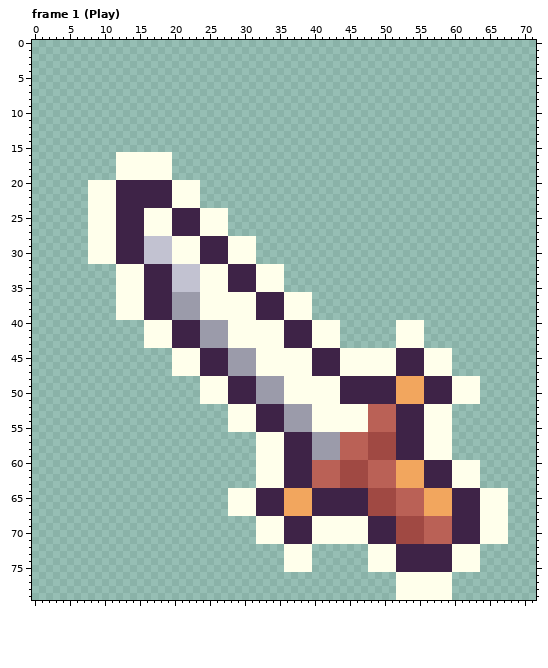
A pixel-art file gets an edit: Resources/Item/sword12.aseprite. The picture above is the old version.
72x80 pixels, 5 frames. Shown: frame 1 (Play). The commit also changed other frames, which this record leaves out.
The same view after the edit:
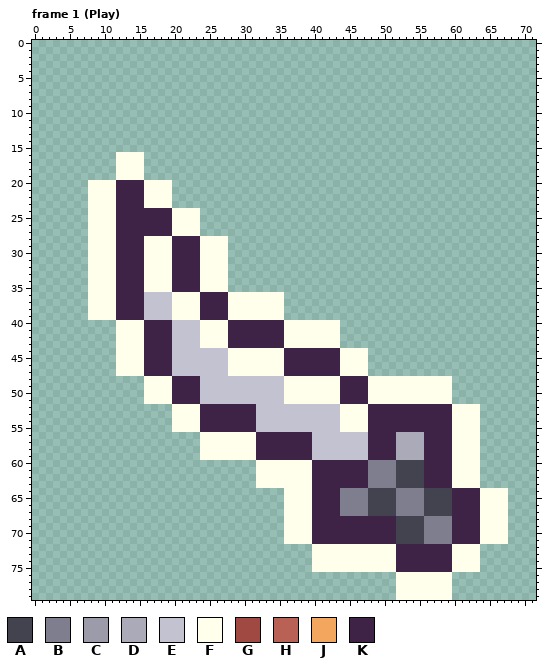
Palette (. is transparent): A #43434f  B #7e7e8f  C #9b9baa  D #aaaab9  E #c2c2d1  F #ffffeb  G #a04943  H #ba6156  J #f2a65e  K #3e2347
The edit:
Changed rows in their new state; - is an unchanged pixel.
Frame 1 (Play):
first column x 8:
16 --------....--------------------------------------------
17 --------....--------------------------------------------
18 --------....--------------------------------------------
19 --------....--------------------------------------------
20 --------FFFF....----------------------------------------
21 --------FFFF....----------------------------------------
22 --------FFFF....----------------------------------------
23 --------FFFF....----------------------------------------
24 --------KKKKFFFF....------------------------------------
25 --------KKKKFFFF....------------------------------------
26 --------KKKKFFFF....------------------------------------
27 --------KKKKFFFF....------------------------------------
28 --------FFFFKKKKFFFF....--------------------------------
29 --------FFFFKKKKFFFF....--------------------------------
30 --------FFFFKKKKFFFF....--------------------------------
31 --------FFFFKKKKFFFF....--------------------------------
32 FFFFKKKKFFFFKKKK----........----------------------------
33 FFFFKKKKFFFFKKKK----........----------------------------
34 FFFFKKKKFFFFKKKK----........----------------------------
35 FFFFKKKKFFFFKKKK----........----------------------------
36 FFFFKKKKEEEEFFFFKKKK----FFFF....------------------------
37 FFFFKKKKEEEEFFFFKKKK----FFFF....------------------------
38 FFFFKKKKEEEEFFFFKKKK----FFFF....------------------------
39 FFFFKKKKEEEEFFFFKKKK----FFFF....------------------------
40 ----FFFFKKKKEEEEFFFFKKKKKKKKFFFF------------....--------
41 ----FFFFKKKKEEEEFFFFKKKKKKKKFFFF------------....--------
42 ----FFFFKKKKEEEEFFFFKKKKKKKKFFFF------------....--------
43 ----FFFFKKKKEEEEFFFFKKKKKKKKFFFF------------....--------
44 ----FFFFKKKKEEEEEEEEFFFF----KKKK--------............----
45 ----FFFFKKKKEEEEEEEEFFFF----KKKK--------............----
46 ----FFFFKKKKEEEEEEEEFFFF----KKKK--------............----
47 ----FFFFKKKKEEEEEEEEFFFF----KKKK--------............----
48 --------FFFFKKKKEEEEEEEEEEEE------------FFFFFFFFFFFF....
49 --------FFFFKKKKEEEEEEEEEEEE------------FFFFFFFFFFFF....
50 --------FFFFKKKKEEEEEEEEEEEE------------FFFFFFFFFFFF....
51 --------FFFFKKKKEEEEEEEEEEEE------------FFFFFFFFFFFF....
52 ------------FFFFKKKKKKKKEEEEEEEEEEEE----KKKK----KKKKFFFF
53 ------------FFFFKKKKKKKKEEEEEEEEEEEE----KKKK----KKKKFFFF
54 ------------FFFFKKKKKKKKEEEEEEEEEEEE----KKKK----KKKKFFFF
55 ------------FFFFKKKKKKKKEEEEEEEEEEEE----KKKK----KKKKFFFF
56 ----------------FFFFFFFFKKKK----EEEEEEEEKKKKDDDDKKKKFFFF
57 ----------------FFFFFFFFKKKK----EEEEEEEEKKKKDDDDKKKKFFFF
58 ----------------FFFFFFFFKKKK----EEEEEEEEKKKKDDDDKKKKFFFF
59 ----------------FFFFFFFFKKKK----EEEEEEEEKKKKDDDDKKKKFFFF
60 ----------------------------FFFFKKKKKKKKBBBBAAAA--------
61 ----------------------------FFFFKKKKKKKKBBBBAAAA--------
62 ----------------------------FFFFKKKKKKKKBBBBAAAA--------
63 ----------------------------FFFFKKKKKKKKBBBBAAAA--------
64 --------------------........FFFF----BBBBAAAABBBBAAAA----
65 --------------------........FFFF----BBBBAAAABBBBAAAA----
66 --------------------........FFFF----BBBBAAAABBBBAAAA----
67 --------------------........FFFF----BBBBAAAABBBBAAAA----
68 ------------------------....FFFFKKKKKKKK----AAAABBBB----
69 ------------------------....FFFFKKKKKKKK----AAAABBBB----
70 ------------------------....FFFFKKKKKKKK----AAAABBBB----
71 ------------------------....FFFFKKKKKKKK----AAAABBBB----
72 ----------------------------....FFFFFFFF----------------
73 ----------------------------....FFFFFFFF----------------
74 ----------------------------....FFFFFFFF----------------
75 ----------------------------....FFFFFFFF----------------
